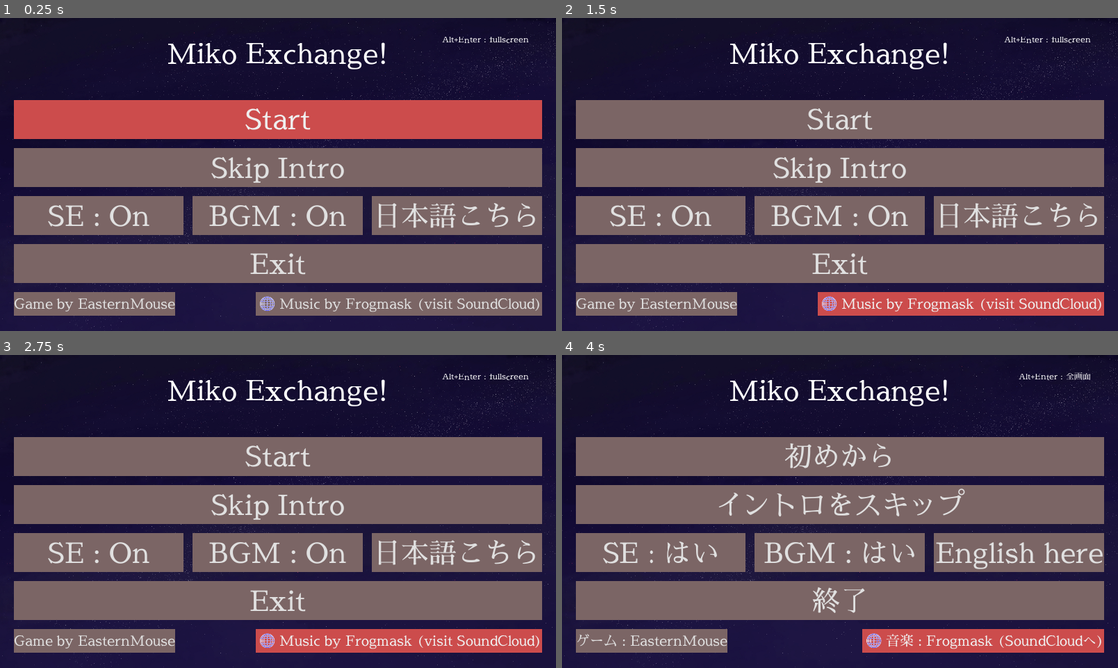
Above: before the commit, frames 1-4 (two rows, left to right).
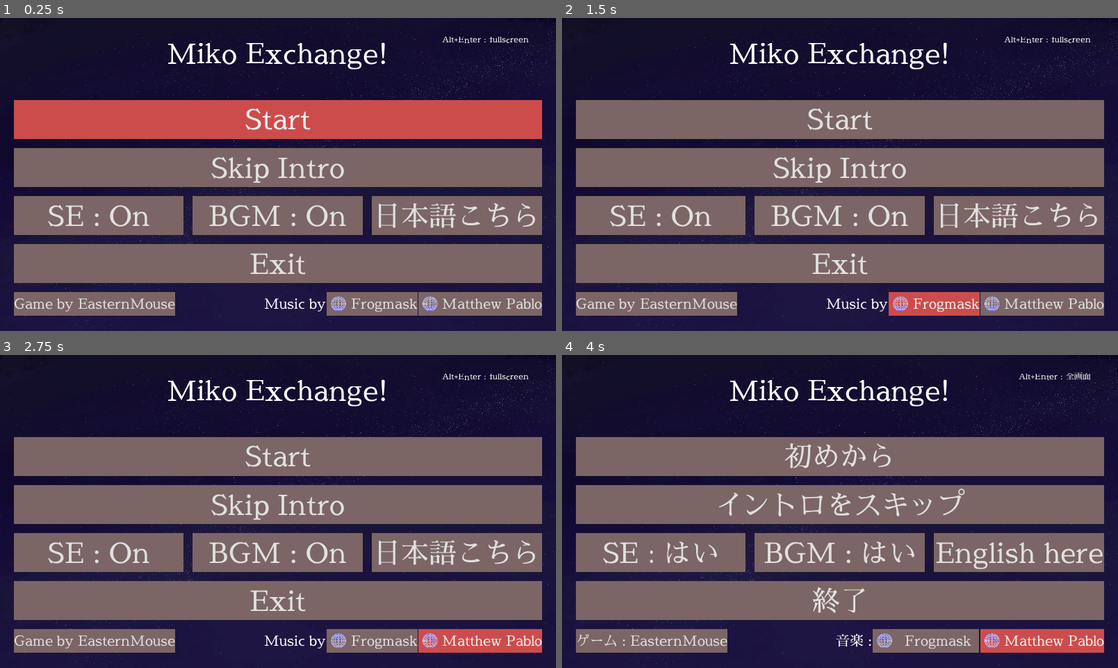
Above: after the commit, the same moments.

Repository: EasternMouse/miko-exchange
Game: Godot game, scene res://src/scenes/MainMenu.tscn
The game is run twice, just before and just after one commit, with the same random seed, the same clock (stepped at 60 frames per second) and the same inputs.
Inputs (mouse positions are in pixels of both pictures, inside the frame that each line leads up to):
- Up to frame 1 (0.25 s): no input
- Up to frame 2 (1.5 s): click (962, 302) at 0.5 s, where only the run before the commit has a clickable "Music by Frogmask (visit Soun…"; click (934, 302) at 1.25 s, where only the run after the commit has a clickable "Frogmask"
- Up to frame 3 (2.75 s): click (478, 639) at 2 s, where only the run after the commit has a clickable "Matthew Pablo"
- Up to frame 4 (4 s): click "日本語こちら" at 2.75 s; click (984, 639) at 3.5 s, where only the run before the commit has a clickable "音楽 : Frogmask (SoundCloudへ)"

The runs differ from the first frame. In frame 1, 1.7% of the frame differs, in the area x 46-98%, y 87-96%; in frame 2, 2.9%; in frame 3, 2.6%; in frame 4, 2.1%.

Commit message:
Updated music credits

Diff:
--- a/assets/text.csv
+++ b/assets/text.csv
@@ -13,7 +13,9 @@
 CONTINUE,Continue,コンティニュー
 MAIN_MENU,Main Menu,タイトルへ
 CREDITS_GAME,Game by EasternMouse,ゲーム : EasternMouse
-CREDITS_MUSIC,Music by Frogmask (visit SoundCloud),音楽 : Frogmask (SoundCloudへ)
+CREDITS_MUSIC,Music by,音楽 :
+CREDITS_MUSIC_FROGMASK,Frogmask,Frogmask
+CREDITS_MUSIC_MATTHEW,Matthew Pablo,Matthew Pablo
 CONTROLS_FULLSCREEN,Alt+Enter : fullscreen,Alt+Enter : 全画面
 CONTROLS_MOVEMENT,Arrow keys : movement,方向キー : 移動
 CONTROLS_SHOOT,Z (hold): Shoot,Z（長押し）: ショット
--- a/src/scenes/MainMenu.gd
+++ b/src/scenes/MainMenu.gd
@@ -76,7 +76,13 @@
 		$MarginContainer/VBoxContainer/HBoxContainer/ButtonSound.text = ("SE : " + tr("OFF"))
 
 
-func _on_ButtonCreditsMusic_pressed():
+func _on_ButtonCreditsMusicFrogMask_pressed():
 	OS.window_fullscreen = false
 	if OS.shell_open("https://soundcloud.com/frogmask") != OK:
 		print("Can't open website!")
+
+
+func _on_ButtonCreditsMusicMatthew_pressed():
+	OS.window_fullscreen = false
+	if OS.shell_open("https://opengameart.org/content/undead-rising") != OK:
+		print("Can't open website!")
--- a/src/scenes/MainMenu.tscn
+++ b/src/scenes/MainMenu.tscn
@@ -57,7 +57,7 @@
 }
 
 [node name="VBoxContainer" type="VBoxContainer" parent="MarginContainer"]
-margin_right = 1824.0
+margin_right = 2680.0
 margin_bottom = 972.0
 grow_horizontal = 2
 grow_vertical = 2
@@ -68,7 +68,7 @@
 }
 
 [node name="Label" type="Label" parent="MarginContainer/VBoxContainer"]
-margin_right = 1824.0
+margin_right = 2680.0
 margin_bottom = 134.0
 size_flags_vertical = 1
 text = "NAME"
@@ -80,13 +80,13 @@
 
 [node name="Control" type="Control" parent="MarginContainer/VBoxContainer"]
 margin_top = 166.0
-margin_right = 1824.0
+margin_right = 2680.0
 margin_bottom = 196.0
 size_flags_vertical = 3
 
 [node name="ButtonStart" parent="MarginContainer/VBoxContainer" instance=ExtResource( 3 )]
 margin_top = 228.0
-margin_right = 1824.0
+margin_right = 2680.0
 margin_bottom = 362.0
 focus_neighbour_bottom = NodePath("../ButtonSkipIntro")
 size_flags_vertical = 1
@@ -95,7 +95,7 @@
 
 [node name="ButtonSkipIntro" parent="MarginContainer/VBoxContainer" instance=ExtResource( 3 )]
 margin_top = 394.0
-margin_right = 1824.0
+margin_right = 2680.0
 margin_bottom = 528.0
 focus_neighbour_top = NodePath("../ButtonStart")
 focus_neighbour_bottom = NodePath("../HBoxContainer/ButtonSound")
@@ -105,13 +105,13 @@
 
 [node name="HBoxContainer" type="HBoxContainer" parent="MarginContainer/VBoxContainer"]
 margin_top = 560.0
-margin_right = 1824.0
+margin_right = 2680.0
 margin_bottom = 694.0
 custom_constants/separation = 32
 alignment = 1
 
 [node name="ButtonSound" type="Button" parent="MarginContainer/VBoxContainer/HBoxContainer"]
-margin_right = 568.0
+margin_right = 872.0
 margin_bottom = 134.0
 focus_neighbour_top = NodePath("../../ButtonSkipIntro")
 focus_neighbour_right = NodePath("../ButtonMusic")
@@ -121,8 +121,8 @@
 text = "SE: On"
 
 [node name="ButtonMusic" type="Button" parent="MarginContainer/VBoxContainer/HBoxContainer"]
-margin_left = 600.0
-margin_right = 1168.0
+margin_left = 904.0
+margin_right = 1776.0
 margin_bottom = 134.0
 focus_neighbour_left = NodePath("../ButtonSound")
 focus_neighbour_top = NodePath("../../ButtonSkipIntro")
@@ -133,8 +133,8 @@
 text = "BGM: On"
 
 [node name="ButtonLanguage" type="Button" parent="MarginContainer/VBoxContainer/HBoxContainer"]
-margin_left = 1200.0
-margin_right = 1823.0
+margin_left = 1808.0
+margin_right = 2680.0
 margin_bottom = 134.0
 focus_neighbour_left = NodePath("../ButtonMusic")
 focus_neighbour_top = NodePath("../../ButtonSkipIntro")
@@ -144,7 +144,7 @@
 
 [node name="ButtonExit" type="Button" parent="MarginContainer/VBoxContainer"]
 margin_top = 726.0
-margin_right = 1824.0
+margin_right = 2680.0
 margin_bottom = 860.0
 focus_neighbour_top = NodePath("../HBoxContainer/ButtonSound")
 focus_neighbour_bottom = NodePath("../Credits/ButtonCreditsGame")
@@ -153,7 +153,7 @@
 
 [node name="Credits" type="HBoxContainer" parent="MarginContainer/VBoxContainer"]
 margin_top = 892.0
-margin_right = 1824.0
+margin_right = 2680.0
 margin_bottom = 972.0
 alignment = 1
 
@@ -162,23 +162,47 @@
 margin_bottom = 80.0
 focus_neighbour_top = NodePath("../../ButtonExit")
 focus_neighbour_right = NodePath("../ButtonCreditsMusic")
+size_flags_horizontal = 7
 custom_fonts/font = SubResource( 2 )
 text = "CREDITS_GAME"
 
 [node name="Control" type="Control" parent="MarginContainer/VBoxContainer/Credits"]
 margin_left = 445.0
-margin_right = 1283.0
+margin_right = 445.0
 margin_bottom = 80.0
 size_flags_horizontal = 3
 
-[node name="ButtonCreditsMusic" type="Button" parent="MarginContainer/VBoxContainer/Credits"]
-margin_left = 1287.0
-margin_right = 1824.0
-margin_bottom = 80.0
+[node name="CreditsMusic" type="Label" parent="MarginContainer/VBoxContainer/Credits"]
+margin_left = 449.0
+margin_top = 5.0
+margin_right = 904.0
+margin_bottom = 75.0
 focus_neighbour_left = NodePath("../ButtonCreditsGame")
 focus_neighbour_top = NodePath("../../ButtonExit")
+size_flags_horizontal = 5
 custom_fonts/font = SubResource( 2 )
 text = "CREDITS_MUSIC"
+
+[node name="ButtonCreditsMusicFrogMask" type="Button" parent="MarginContainer/VBoxContainer/Credits"]
+margin_left = 908.0
+margin_right = 1800.0
+margin_bottom = 80.0
+focus_neighbour_left = NodePath("../ButtonCreditsGame")
+focus_neighbour_top = NodePath("../../ButtonExit")
+size_flags_horizontal = 7
+custom_fonts/font = SubResource( 2 )
+text = "CREDITS_MUSIC_FROGMASK"
+icon = ExtResource( 6 )
+
+[node name="ButtonCreditsMusicMatthew" type="Button" parent="MarginContainer/VBoxContainer/Credits"]
+margin_left = 1804.0
+margin_right = 2680.0
+margin_bottom = 80.0
+focus_neighbour_left = NodePath("../ButtonCreditsGame")
+focus_neighbour_top = NodePath("../../ButtonExit")
+size_flags_horizontal = 7
+custom_fonts/font = SubResource( 2 )
+text = "CREDITS_MUSIC_MATTHEW"
 icon = ExtResource( 6 )
 
 [node name="AudioStreamPlayer" type="AudioStreamPlayer" parent="."]
@@ -186,4 +210,5 @@
 [connection signal="pressed" from="MarginContainer/VBoxContainer/HBoxContainer/ButtonMusic" to="." method="_on_ButtonMusic_pressed"]
 [connection signal="pressed" from="MarginContainer/VBoxContainer/HBoxContainer/ButtonLanguage" to="." method="_on_ButtonLanguage_pressed"]
 [connection signal="pressed" from="MarginContainer/VBoxContainer/ButtonExit" to="." method="_on_ButtonExit_pressed"]
-[connection signal="pressed" from="MarginContainer/VBoxContainer/Credits/ButtonCreditsMusic" to="." method="_on_ButtonCreditsMusic_pressed"]
+[connection signal="pressed" from="MarginContainer/VBoxContainer/Credits/ButtonCreditsMusicFrogMask" to="." method="_on_ButtonCreditsMusicFrogMask_pressed"]
+[connection signal="pressed" from="MarginContainer/VBoxContainer/Credits/ButtonCreditsMusicMatthew" to="." method="_on_ButtonCreditsMusicMatthew_pressed"]
Binary file changed: assets/text.en.translation
Binary file changed: assets/text.ja.translation
